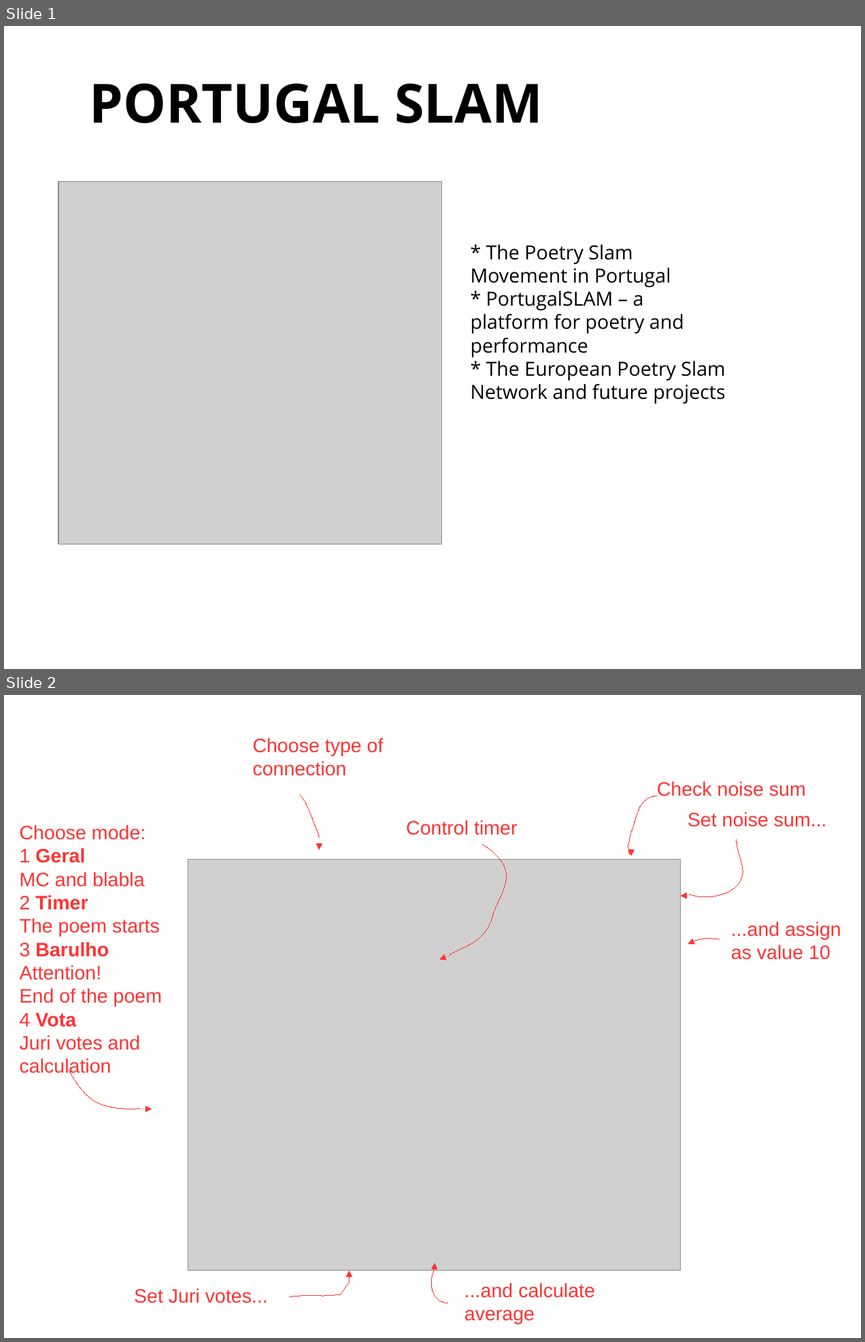
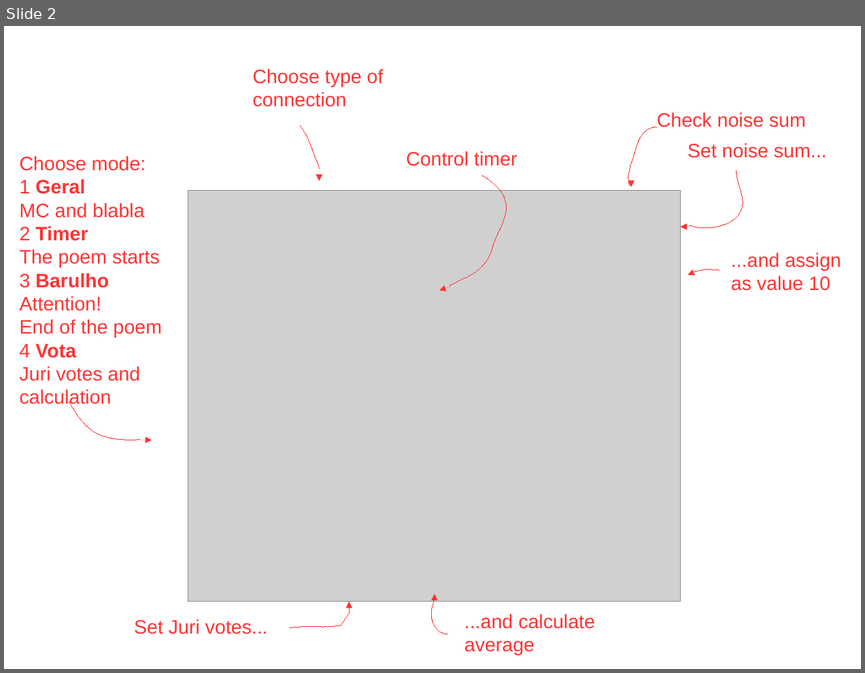
Before and after one commit to LabIO/barulhometro, a slide deck: barulhometro presentation.odp. Shown one above the other, each under a label of ours: slides 1 and 2 before the commit, slide 2 after it. The pictures are 865x1342 and 865x673 pixels, drawn with LibreOffice and Linux fonts; fonts in the diff are those of the drawing; grey boxes stand for pictures. Boxes give left, top, right and bottom in pixels: in the first picture for what was removed or moved away, otherwise in the second. Text is boxed around its words. In the diff, an @@ line names an element or a change of style, - is before the commit and + after.

```diff
--- a/barulhometro presentation.odp
+++ b/barulhometro presentation.odp
@@ slide 1 removed at box(4, 26, 861, 669), background #FFFFFF @@
@@ text removed at box(89, 83, 543, 123) @@
-PORTUGAL SLAM
@@ picture removed at box(58, 182, 442, 543) @@
@@ text removed at box(470, 244, 725, 403) @@
-* The Poetry Slam Movement in Portugal
-* PortugalSLAM – a platform for poetry and performance
-* The European Poetry Slam Network and future projects
```
Also in this commit, not shown: 1 slide changed, 1 slide added, 1 other slide removed, 12 other files.
